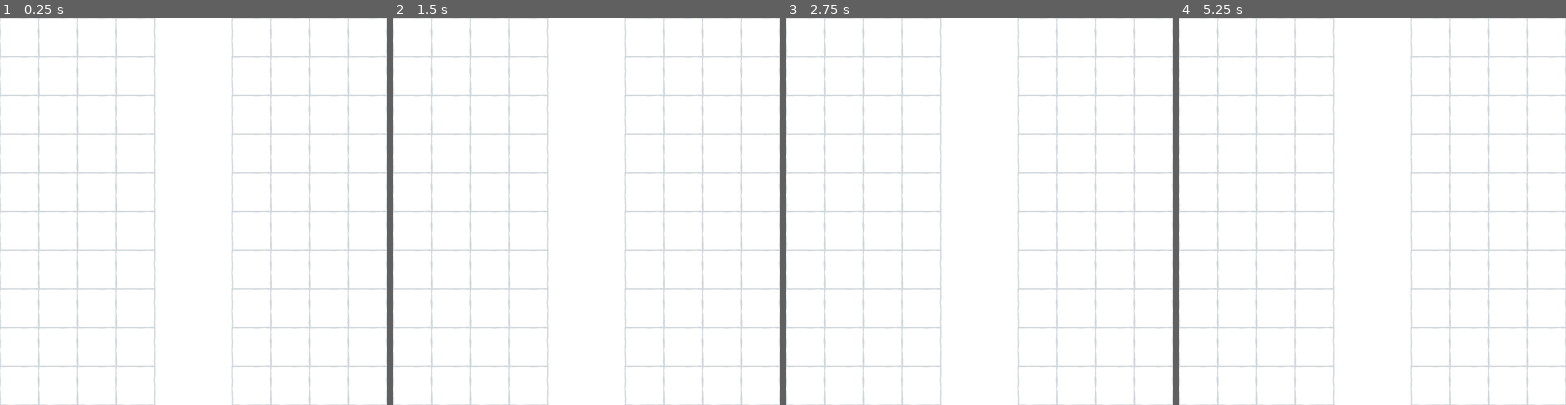
Above: before the commit, frames 1-4 (left to right).
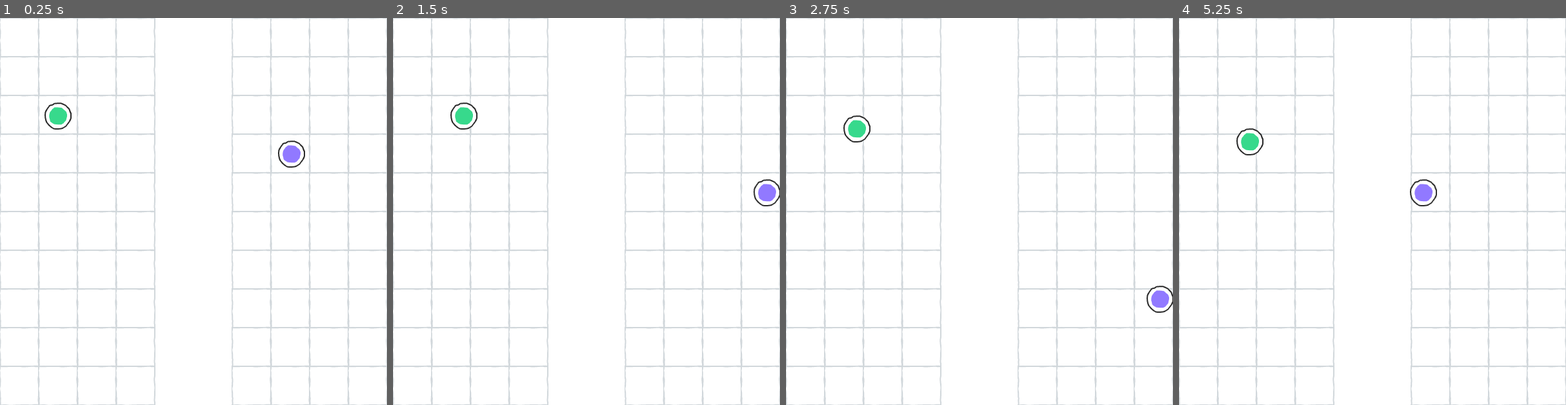
Above: after the commit, the same moments.

Repository: nath-ellis/circle-reversal
Game: Godot game, scene res://scenes/level_one.tscn
The game is run twice, just before and just after one commit, with the same random seed, the same clock (stepped at 60 frames per second) and the same inputs. Before the commit the project starts from res://scenes/game.tscn.
Inputs:
- Up to frame 1 (0.25 s): no input
- Up to frame 2 (1.5 s): tap Enter at 0.5 s; hold Right (right, bound only after the commit) 0.53-1.28 s; tap A (a, bound only after the commit) at 0.6 s; tap D (d, bound only after the commit) at 0.8, 1.35 s; tap Space at 1.25 s; hold Down (down, bound only after the commit) from 1.28 s (still down)
- Up to frame 3 (2.75 s): tap S (s, bound only after the commit) at 1.55, 2.1 s; release Down (down, bound only after the commit) at 2.03 s; hold Right (right, bound only after the commit) from 2.03 s (still down); tap W (w, bound only after the commit) at 2.3 s
- Up to frame 4 (5.25 s): tap Enter at 2.75 s; release Right (right, bound only after the commit) at 2.78 s; hold Up (up, bound only after the commit) 2.78-3.53 s; tap W (w, bound only after the commit) at 2.85 s; tap A (a, bound only after the commit) at 3.05, 3.6 s; hold Left (left, bound only after the commit) 3.53-5.03 s; tap D (d, bound only after the commit) at 3.8, 4.35 s; tap S (s, bound only after the commit) at 4.55, 5.1 s; tap Space at 5 s; hold Down (down, bound only after the commit) from 5.03 s (still down)

The runs differ from the first frame. In frame 1, 0.5% of the frame differs, in the area x 11-79%, y 21-39%; in frame 2, 0.5%; in frame 3, 0.6%; in frame 4, 0.6%, in the area x 14-67%, y 28-49%.

Commit message:
Added the players

Diff:
--- a/project.godot
+++ b/project.godot
@@ -11,7 +11,7 @@
 [application]
 
 config/name="GMTK2023"
-run/main_scene="res://scenes/game.tscn"
+run/main_scene="res://scenes/level_one.tscn"
 config/features=PackedStringArray("4.0", "GL Compatibility")
 config/icon="res://icon.svg"
 
@@ -20,6 +20,53 @@
 window/size/viewport_width=600
 window/size/viewport_height=600
 
+[input]
+
+w={
+"deadzone": 0.5,
+"events": [Object(InputEventKey,"resource_local_to_scene":false,"resource_name":"","device":-1,"window_id":0,"alt_pressed":false,"shift_pressed":false,"ctrl_pressed":false,"meta_pressed":false,"pressed":false,"keycode":0,"physical_keycode":87,"key_label":0,"unicode":119,"echo":false,"script":null)
+]
+}
+a={
+"deadzone": 0.5,
+"events": [Object(InputEventKey,"resource_local_to_scene":false,"resource_name":"","device":-1,"window_id":0,"alt_pressed":false,"shift_pressed":false,"ctrl_pressed":false,"meta_pressed":false,"pressed":false,"keycode":0,"physical_keycode":65,"key_label":0,"unicode":97,"echo":false,"script":null)
+]
+}
+s={
+"deadzone": 0.5,
+"events": [Object(InputEventKey,"resource_local_to_scene":false,"resource_name":"","device":-1,"window_id":0,"alt_pressed":false,"shift_pressed":false,"ctrl_pressed":false,"meta_pressed":false,"pressed":false,"keycode":0,"physical_keycode":83,"key_label":0,"unicode":115,"echo":false,"script":null)
+]
+}
+d={
+"deadzone": 0.5,
+"events": [Object(InputEventKey,"resource_local_to_scene":false,"resource_name":"","device":-1,"window_id":0,"alt_pressed":false,"shift_pressed":false,"ctrl_pressed":false,"meta_pressed":false,"pressed":false,"keycode":0,"physical_keycode":68,"key_label":0,"unicode":100,"echo":false,"script":null)
+]
+}
+up={
+"deadzone": 0.5,
+"events": [Object(InputEventKey,"resource_local_to_scene":false,"resource_name":"","device":-1,"window_id":0,"alt_pressed":false,"shift_pressed":false,"ctrl_pressed":false,"meta_pressed":false,"pressed":false,"keycode":0,"physical_keycode":4194320,"key_label":0,"unicode":0,"echo":false,"script":null)
+]
+}
+left={
+"deadzone": 0.5,
+"events": [Object(InputEventKey,"resource_local_to_scene":false,"resource_name":"","device":-1,"window_id":0,"alt_pressed":false,"shift_pressed":false,"ctrl_pressed":false,"meta_pressed":false,"pressed":false,"keycode":0,"physical_keycode":4194319,"key_label":0,"unicode":0,"echo":false,"script":null)
+]
+}
+down={
+"deadzone": 0.5,
+"events": [Object(InputEventKey,"resource_local_to_scene":false,"resource_name":"","device":-1,"window_id":0,"alt_pressed":false,"shift_pressed":false,"ctrl_pressed":false,"meta_pressed":false,"pressed":false,"keycode":0,"physical_keycode":4194322,"key_label":0,"unicode":0,"echo":false,"script":null)
+]
+}
+right={
+"deadzone": 0.5,
+"events": [Object(InputEventKey,"resource_local_to_scene":false,"resource_name":"","device":-1,"window_id":0,"alt_pressed":false,"shift_pressed":false,"ctrl_pressed":false,"meta_pressed":false,"pressed":false,"keycode":0,"physical_keycode":4194321,"key_label":0,"unicode":0,"echo":false,"script":null)
+]
+}
+
+[physics]
+
+2d/default_gravity_vector=Vector2(0, 0)
+
 [rendering]
 
 renderer/rendering_method="gl_compatibility"
--- a/scenes/game.tscn
+++ b/scenes/level_one.tscn
@@ -1,9 +1,11 @@
-[gd_scene load_steps=6 format=3 uid="uid://bu0leoauaamu7"]
-
-[ext_resource type="Texture2D" uid="uid://n4n8kw0mqh6v" path="res://assets/tilesheet.png" id="1_712un"]
+[gd_scene load_steps=13 format=3 uid="uid://bu0leoauaamu7"]
+
+[ext_resource type="Texture2D" uid="uid://n4n8kw0mqh6v" path="res://assets/tilesheet.png" id="1_8ijiv"]
+[ext_resource type="PackedScene" uid="uid://crbyg22usjhey" path="res://scenes/player_one.tscn" id="2_h4qa4"]
+[ext_resource type="PackedScene" uid="uid://dpoyfb0mutyc" path="res://scenes/player_two.tscn" id="3_ik0aw"]
 
 [sub_resource type="TileSetAtlasSource" id="TileSetAtlasSource_ykib7"]
-texture = ExtResource("1_712un")
+texture = ExtResource("1_8ijiv")
 texture_region_size = Vector2i(64, 64)
 0:0/next_alternative_id = 2
 0:0/0 = 0
@@ -174,7 +176,22 @@
 tile_size = Vector2i(32, 32)
 sources/0 = SubResource("TileSetAtlasSource_jb2wj")
 
-[node name="Game" type="Node2D"]
+[sub_resource type="RectangleShape2D" id="RectangleShape2D_qw34v"]
+size = Vector2(640, 20)
+
+[sub_resource type="RectangleShape2D" id="RectangleShape2D_iyyux"]
+size = Vector2(20, 600)
+
+[sub_resource type="RectangleShape2D" id="RectangleShape2D_30ccm"]
+size = Vector2(640, 20)
+
+[sub_resource type="RectangleShape2D" id="RectangleShape2D_obv34"]
+size = Vector2(20, 600)
+
+[sub_resource type="RectangleShape2D" id="RectangleShape2D_uno5h"]
+size = Vector2(118, 600)
+
+[node name="LevelOne" type="Node2D"]
 
 [node name="Floor" type="TileMap" parent="."]
 tile_set = SubResource("TileSet_cu3wh")
@@ -184,3 +201,31 @@
 [node name="Decor" type="TileMap" parent="."]
 tile_set = SubResource("TileSet_hfpwb")
 format = 2
+
+[node name="PlayerOne" parent="." instance=ExtResource("2_h4qa4")]
+position = Vector2(90, 152)
+
+[node name="PlayerTwo" parent="." instance=ExtResource("3_ik0aw")]
+position = Vector2(452, 211)
+
+[node name="Borders" type="CharacterBody2D" parent="."]
+
+[node name="TopBorder" type="CollisionShape2D" parent="Borders"]
+position = Vector2(300, -10)
+shape = SubResource("RectangleShape2D_qw34v")
+
+[node name="LeftBorder" type="CollisionShape2D" parent="Borders"]
+position = Vector2(-10, 300)
+shape = SubResource("RectangleShape2D_iyyux")
+
+[node name="RightBorder" type="CollisionShape2D" parent="Borders"]
+position = Vector2(300, 610)
+shape = SubResource("RectangleShape2D_30ccm")
+
+[node name="BottomBorder" type="CollisionShape2D" parent="Borders"]
+position = Vector2(610, 300)
+shape = SubResource("RectangleShape2D_obv34")
+
+[node name="MiddleBorder" type="CollisionShape2D" parent="Borders"]
+position = Vector2(300, 300)
+shape = SubResource("RectangleShape2D_uno5h")
--- /dev/null
+++ b/scenes/player_one.tscn
@@ -0,0 +1,16 @@
+[gd_scene load_steps=4 format=3 uid="uid://crbyg22usjhey"]
+
+[ext_resource type="Texture2D" uid="uid://cih5get8jhfb5" path="res://assets/player_one.png" id="1_4atwn"]
+[ext_resource type="Script" path="res://scripts/player_one.gd" id="1_qjpqf"]
+
+[sub_resource type="CircleShape2D" id="CircleShape2D_0gkoj"]
+radius = 20.025
+
+[node name="PlayerOne" type="CharacterBody2D"]
+script = ExtResource("1_qjpqf")
+
+[node name="Sprite2D" type="Sprite2D" parent="."]
+texture = ExtResource("1_4atwn")
+
+[node name="CollisionShape2D" type="CollisionShape2D" parent="."]
+shape = SubResource("CircleShape2D_0gkoj")
--- /dev/null
+++ b/scenes/player_two.tscn
@@ -0,0 +1,16 @@
+[gd_scene load_steps=4 format=3 uid="uid://dpoyfb0mutyc"]
+
+[ext_resource type="Script" path="res://scripts/player_two.gd" id="1_g6lyf"]
+[ext_resource type="Texture2D" uid="uid://c48cko3genvol" path="res://assets/player_two.png" id="1_rop01"]
+
+[sub_resource type="CircleShape2D" id="CircleShape2D_0gkoj"]
+radius = 20.025
+
+[node name="PlayerTwo" type="CharacterBody2D"]
+script = ExtResource("1_g6lyf")
+
+[node name="Sprite2D" type="Sprite2D" parent="."]
+texture = ExtResource("1_rop01")
+
+[node name="CollisionShape2D" type="CollisionShape2D" parent="."]
+shape = SubResource("CircleShape2D_0gkoj")
--- /dev/null
+++ b/scripts/player_one.gd
@@ -0,0 +1,21 @@
+extends CharacterBody2D
+
+
+const SPEED = 300.0
+
+
+func _physics_process(delta):
+	# Get the input direction and handle the movement/deceleration.
+	var direction = Input.get_axis("a", "d")
+	if direction:
+		velocity.x = direction * SPEED
+	else:
+		velocity.x = move_toward(velocity.x, 0, SPEED)
+
+	direction = Input.get_axis("w", "s")
+	if direction:
+		velocity.y = direction * SPEED
+	else:
+		velocity.y = move_toward(velocity.y, 0, SPEED)
+
+	move_and_slide()
--- /dev/null
+++ b/scripts/player_two.gd
@@ -0,0 +1,21 @@
+extends CharacterBody2D
+
+
+const SPEED = 300.0
+
+
+func _physics_process(delta):
+	# Get the input direction and handle the movement/deceleration.
+	var direction = Input.get_axis("left", "right")
+	if direction:
+		velocity.x = direction * SPEED
+	else:
+		velocity.x = move_toward(velocity.x, 0, SPEED)
+
+	direction = Input.get_axis("up", "down")
+	if direction:
+		velocity.y = direction * SPEED
+	else:
+		velocity.y = move_toward(velocity.y, 0, SPEED)
+
+	move_and_slide()
Binary file added: assets/goal_player_one.png
Not shown, added: assets/goal_player_one.png.import
Binary file added: assets/goal_player_two.png
Not shown, added: assets/goal_player_two.png.import
Binary file added: assets/player_one.png
Not shown, added: assets/player_one.png.import
Binary file added: assets/player_two.png
Not shown, added: assets/player_two.png.import
Not shown: 1 places in scenes/level_one.tscn that only renumber resources
Not shown, changed: .gitignore
